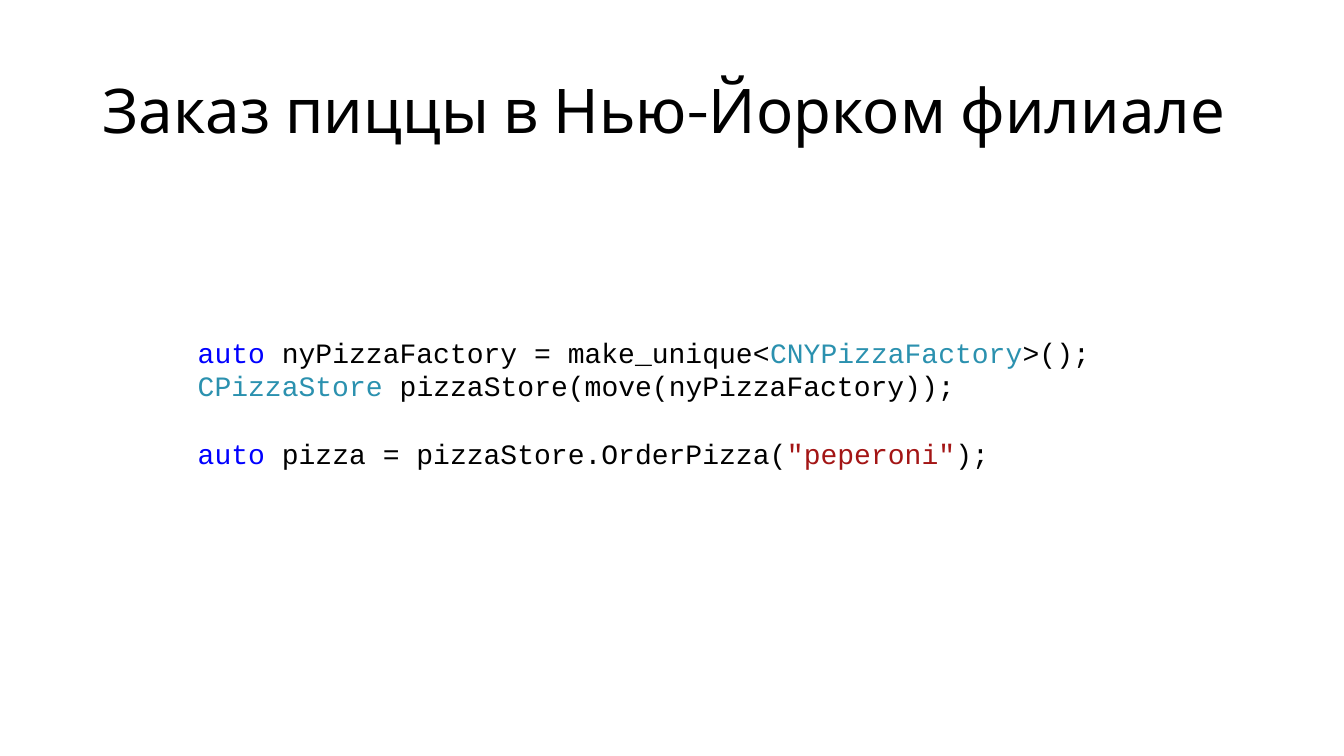
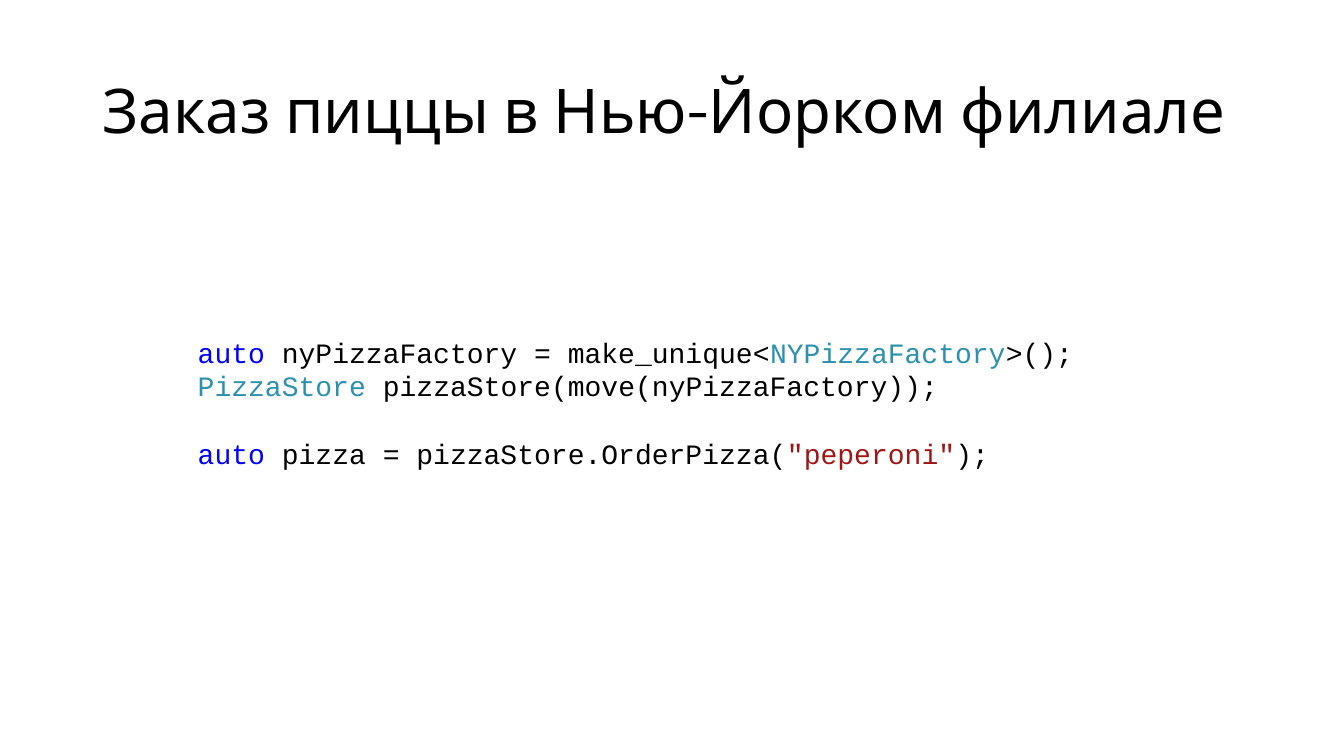
Before and after one commit to alexey-malov/ood, a slide deck: slide 18 of lectures/04.factory/factory.pptx. Drawn at 1344x756 pixels with LibreOffice and Linux fonts; fonts in the diff are those of the drawing. Boxes give left, top, right and bottom in pixels: in the first picture for what was removed or moved away, otherwise in the second. Text is boxed around its words. In the diff, an @@ line names an element or a change of style, - is before the commit and + after.

```diff
--- a/lectures/04.factory/factory.pptx
+++ b/lectures/04.factory/factory.pptx
@@ text at [198,343,1073,402]: text changed @@
-auto nyPizzaFactory = make_unique<CNYPizzaFactory>();
-CPizzaStore pizzaStore(move(nyPizzaFactory));
+auto nyPizzaFactory = make_unique<NYPizzaFactory>();
+PizzaStore pizzaStore(move(nyPizzaFactory));
```
Also in this commit, not shown: 8 other slides changed, 4 other files.
